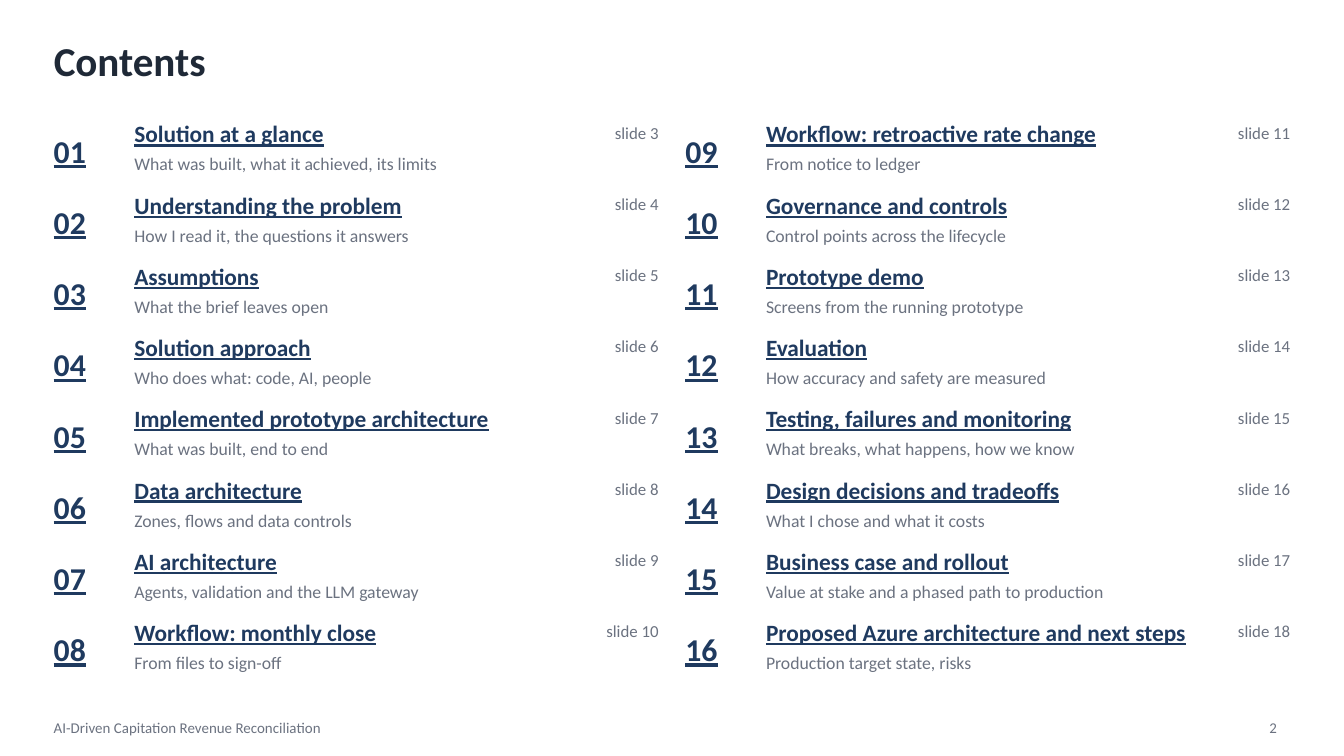
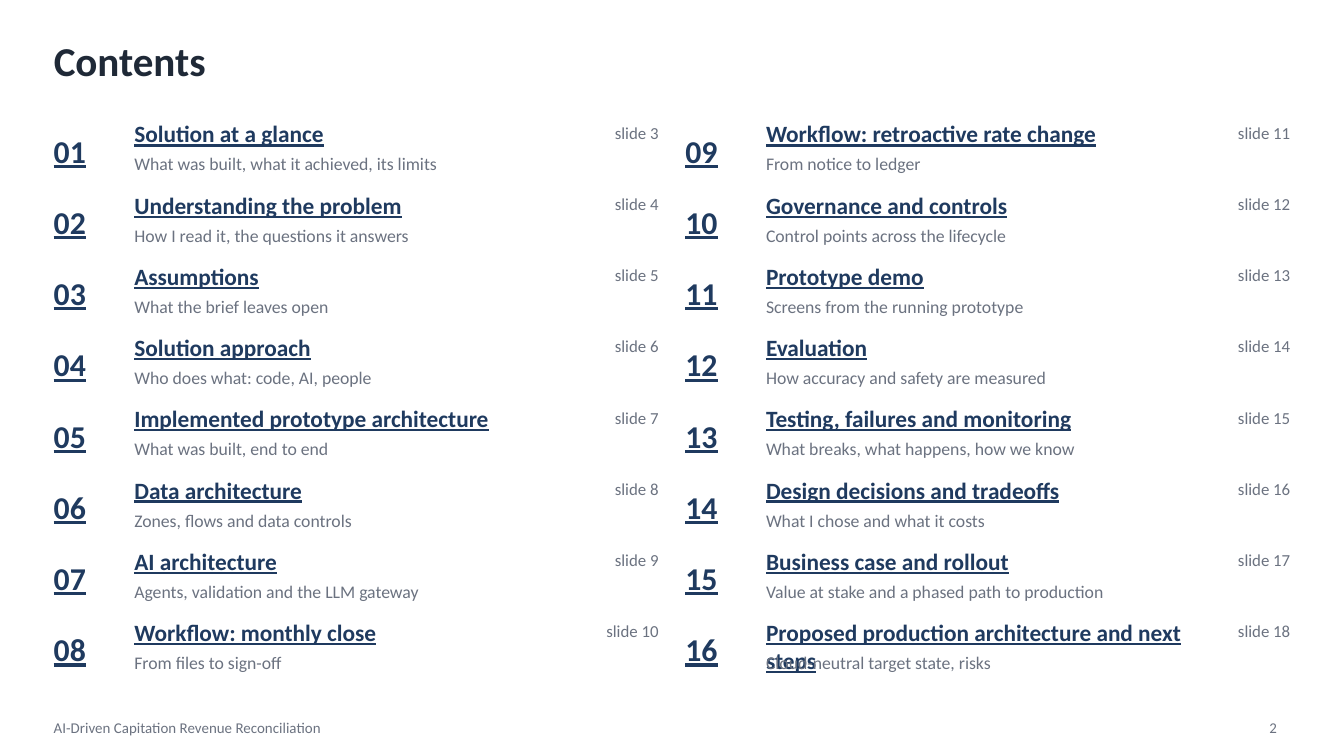
Before and after one commit to SanikaMarathe/capitation-revenue-reconciliation, a slide deck: slide 2 of Capitation_Reconciliation.pptx. Drawn at 1344x756 pixels with LibreOffice and Linux fonts; fonts in the diff are those of the drawing. Boxes give left, top, right and bottom in pixels: in the first picture for what was removed or moved away, otherwise in the second. Text is boxed around its words. In the diff, an @@ line names an element or a change of style, - is before the commit and + after.

```diff
--- a/Capitation_Reconciliation.pptx
+++ b/Capitation_Reconciliation.pptx
@@ text at [766, 624, 1181, 673]: text changed @@
-Proposed Azure architecture and next steps
+Proposed production architecture and next steps
@@ text at [766, 655, 991, 673]: text changed @@
-Production target state, risks
+Cloud-neutral target state, risks
```
Also in this commit, not shown: 5 other slides changed.
